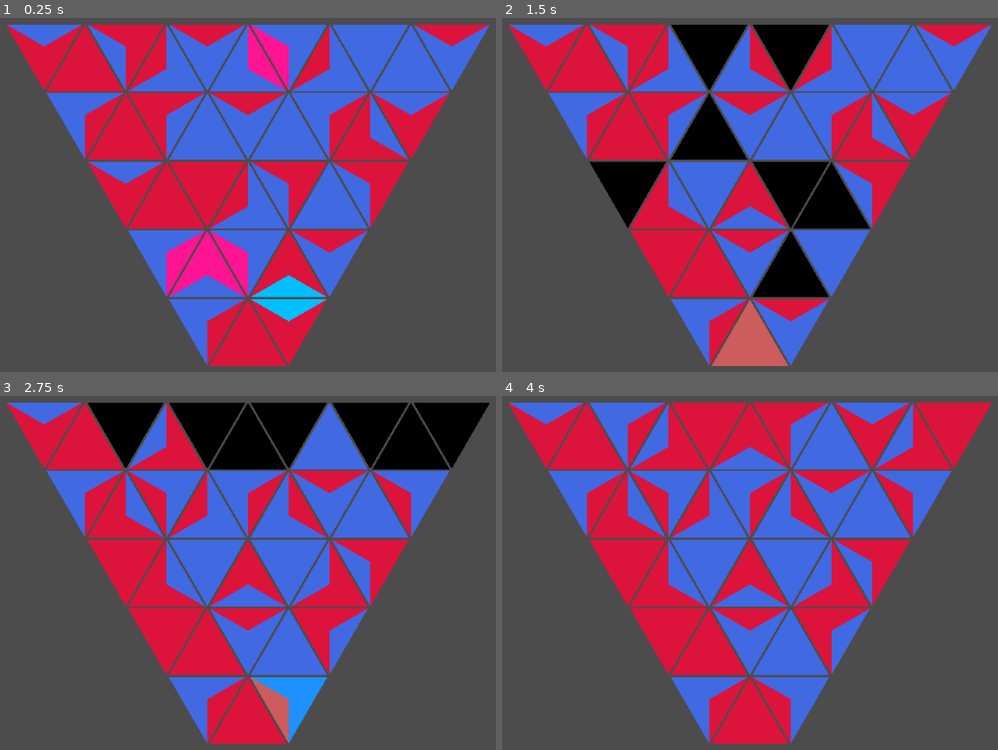
Above: before the commit, frames 1-4 (two rows, left to right).
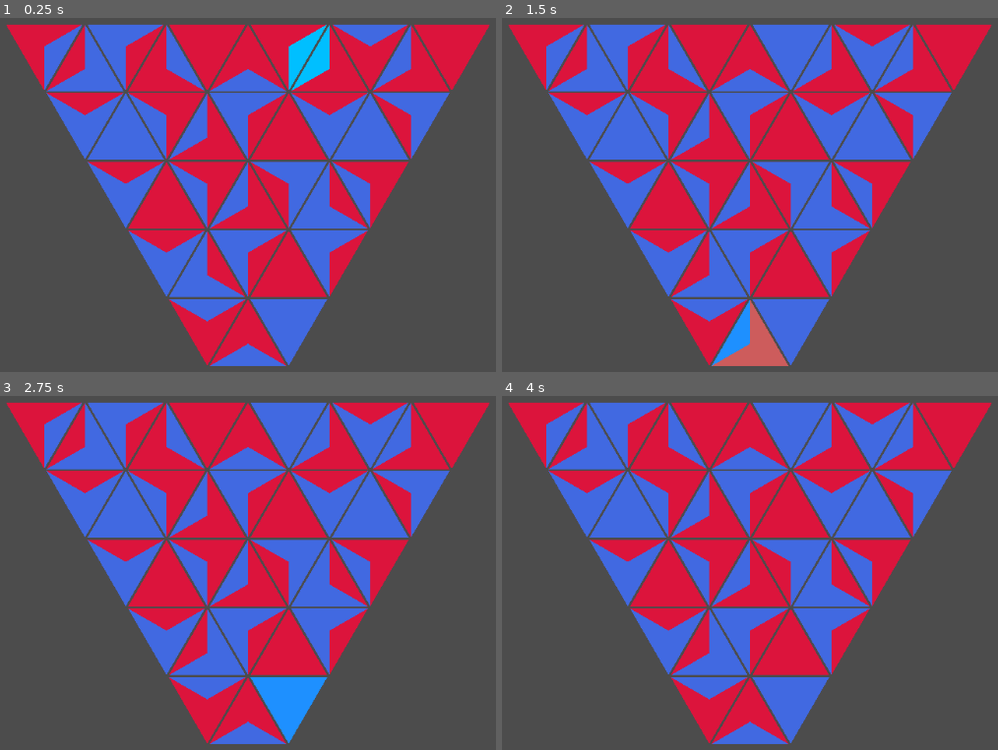
Above: after the commit, the same moments.

Repository: BoatsandJoes/tri-twist
Game: Godot game, scene res://scenes/Main.tscn
The game is run twice, just before and just after one commit, with the same random seed, the same clock (stepped at 60 frames per second) and the same inputs.
Inputs (mouse positions are in pixels of both pictures, inside the frame that each line leads up to):
- Up to frame 1 (0.25 s): no input
- Up to frame 2 (1.5 s): tap Enter at 0.5 s; move the mouse to (670, 297) at 0.52 s; click (670, 297) at 0.67 s; move the mouse to (710, 364) at 1.27 s; click (710, 364) at 1.42 s
- Up to frame 3 (2.75 s): move the mouse to (248, 675) at 2.02 s; click (248, 675) at 2.17 s
- Up to frame 4 (4 s): move the mouse to (630, 608) at 2.77 s; click (630, 608) at 2.92 s; tap Space at 3.5 s; move the mouse to (670, 675) at 3.52 s; click (670, 675) at 3.67 s

The runs differ from the first frame. In frame 1, 33% of the frame differs, in the area x 1-99%, y 1-99%; in frame 2, 34%; in frame 3, 33%; in frame 4, 25%.

Commit message:
Made it easier to generate different size grids.

Diff:
--- a/scenes/GameGrid.gd
+++ b/scenes/GameGrid.gd
@@ -3,9 +3,11 @@
 
 
 export (PackedScene) var TriangleCell
+export var gridBase: int
+export var gridHeight: int
 export var cellSize: int
 export var margin: int
-var grid: Array
+var grid: Array = []
 var window: Rect2
 var gravityTimer: Timer
 enum Direction {LEFT, RIGHT, VERTICAL, VERTICAL_POINT}
@@ -14,22 +16,17 @@
 # Called when the node enters the scene tree for the first time.
 func _ready():
 	window = OS.get_window_safe_area()
-	_initialize_grid()
+	initialize_grid()
 
 # create grid and fill it with cells
-func _initialize_grid():
-	grid = [[null, null, null],
-			[null, null, null, null, null],
-			[null, null, null, null, null, null, null],
-			[null, null, null, null, null, null, null, null, null],
-			[null, null, null, null, null, null, null, null, null, null, null]]
-	for rowIndex in grid.size():
-		for columnIndex in grid[rowIndex].size():
-			grid[rowIndex][columnIndex] = TriangleCell.instance()
+func initialize_grid():
+	for rowIndex in gridHeight:
+		grid.append([])
+		for columnIndex in gridBase + 2 * rowIndex:
+			grid[rowIndex].append(TriangleCell.instance())
 			grid[rowIndex][columnIndex].init(cellSize, rowIndex, columnIndex, get_position_for_cell(rowIndex, columnIndex))
-			grid[rowIndex][columnIndex].fill_randomly()
+			# debug
 			add_child(grid[rowIndex][columnIndex])
-	# Fill grid randomly; debug
 	fill_grid()
 
 # fills all cells with random triangles, will probably only be used for debug
@@ -41,7 +38,7 @@
 # Gets the position in which to draw the cell with the passed indices
 func get_position_for_cell(rowIndex: int, columnIndex: int) -> Vector2:
 	return Vector2((window.size[0]/2) - cellSize/2 +
-				((columnIndex - (grid[rowIndex].size()/2)) * ((cellSize/2) + margin)),
+				((columnIndex - ((gridBase + rowIndex * 2)/2)) * ((cellSize/2) + margin)),
 				window.size[1] - cellSize - (rowIndex * ((cellSize * sqrt(3) / 2) + margin)))
 
 # returns an array of TriangleCells
--- a/scenes/GameGrid.tscn
+++ b/scenes/GameGrid.tscn
@@ -6,6 +6,8 @@
 [node name="GameGrid" type="Node2D"]
 script = ExtResource( 1 )
 TriangleCell = ExtResource( 2 )
+gridBase = 3
+gridHeight = 5
 cellSize = 100
 margin = 3
 
